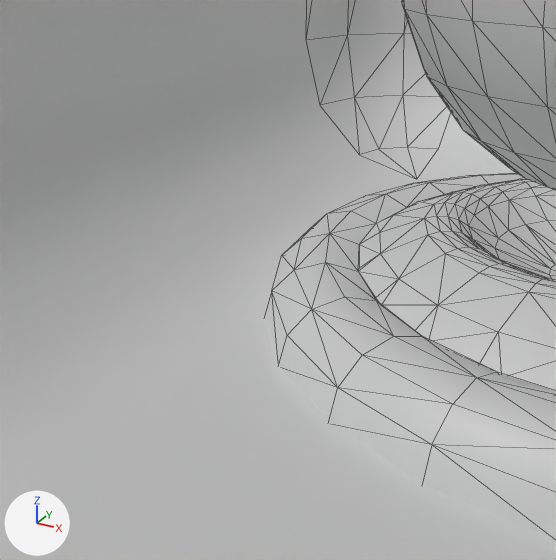
A saved change to the glTF model files/assets/120345153/1/fashionweb.glb.
The view is the same before and after, from a 50 mm camera at (-8.074, 4.324, 2.287) aimed at (-8.214, 4.58, 2.16). The axes (+X, +Y, +Z) are drawn at lower left. The lights are the same throughout. Mesh edges are drawn as thin lines. Where no turn or scale is listed for an object, it has been applied to the vertices.

The first picture shows 'decor01', 'shell'.
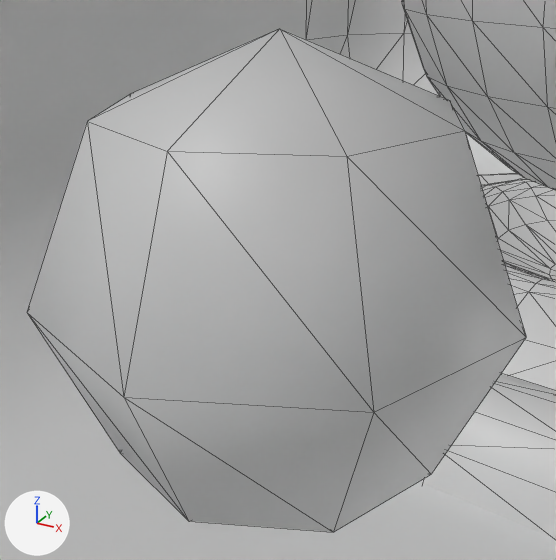
The change, as a list of edits to the scene's bpy script:
```text
Add me_mesh_7:
    me_mesh_7.from_pydata(...)  # a UV sphere (8 segments, 4 rings, poles along z) spanning x -0.1..0.1, y -0.1..0.1, z -0.1..0.1
Add ob_attract_cam:
    ob_attract_cam = bpy.data.objects.new('attract_cam', me_mesh_7)
    ob_attract_cam.location = (-8.2134, 4.5795, 2.1588)
```

Pixel boxes [x1, y1, x2, y2] of what changed, in the pictures (556 x 560 px):
'attract_cam', added: after [27, 29, 526, 532]
